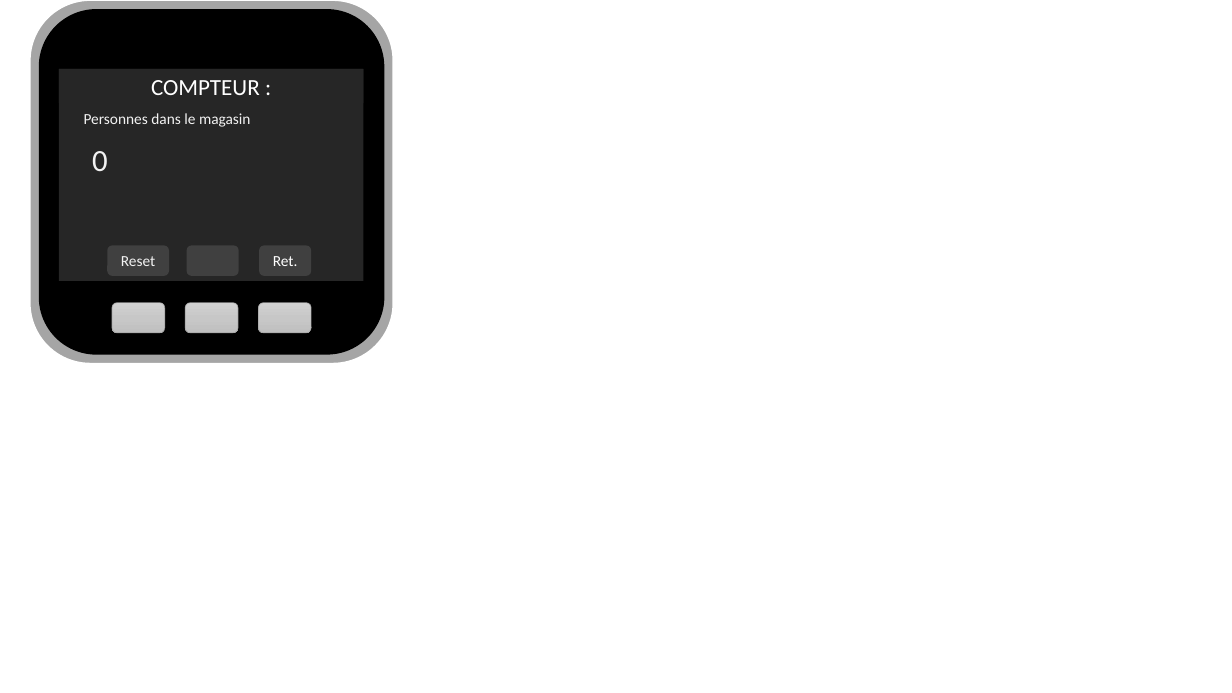
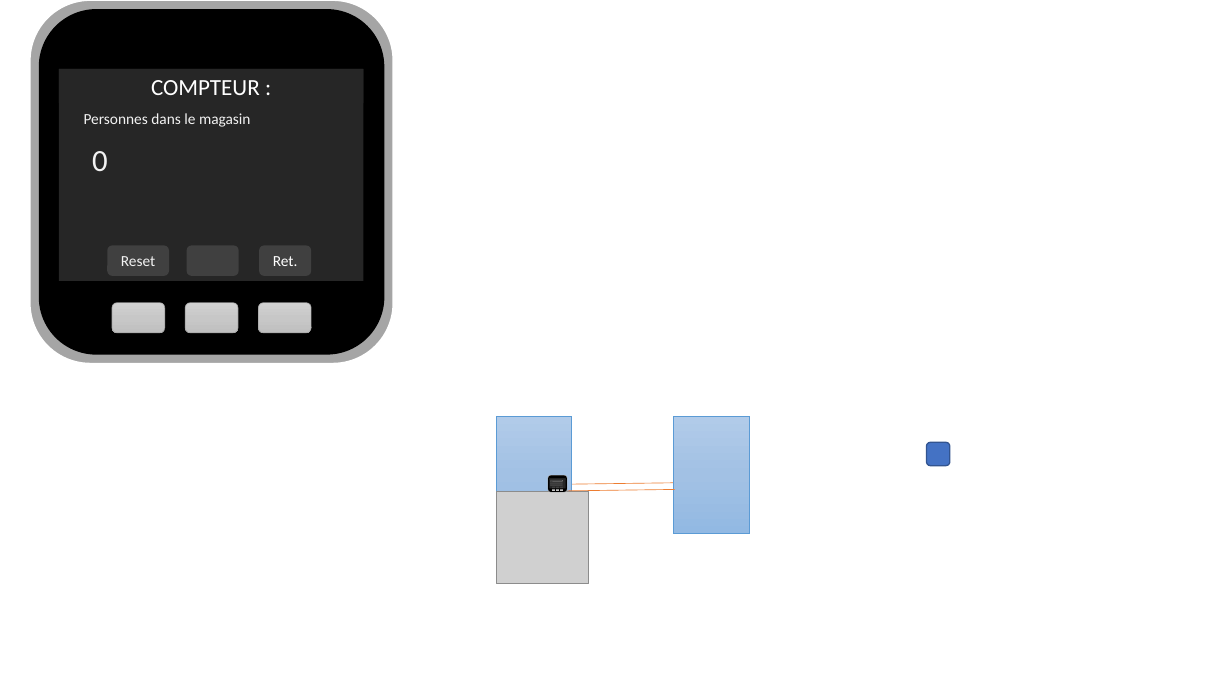
Before and after one commit to ltombak/Mini-projet_compteur, a slide deck: slide 3 of Image/MontageBuild.pptx. Drawn at 1232x693 pixels with LibreOffice and Linux fonts; fonts in the diff are those of the drawing; grey boxes stand for pictures. Boxes give left, top, right and bottom in pixels: in the first picture for what was removed or moved away, otherwise in the second. Text is boxed around its words. In the diff, an @@ line names an element or a change of style, - is before the commit and + after.

```diff
--- a/Image/MontageBuild.pptx
+++ b/Image/MontageBuild.pptx
@@ rectangle added at (496,417,571,534), fill gradient #B1CBE9 to #A3C1E5 to #93B9E4, outline #5B9BD5 0.5 pt @@
@@ rectangle added at (674,417,749,534), fill gradient #B1CBE9 to #A3C1E5 to #93B9E4, outline #5B9BD5 0.5 pt @@
@@ rounded rectangle added at (927,443,950,466), fill #4472C4, outline #325491 1 pt @@
@@ picture added at (496,492,589,584) @@
@@ group added at (548,475,567,493): 13 rounded rectangles, 2 rectangles @@
@@ line added from (567, 491) to (675, 490), #ED7D31 0.5 pt @@
@@ line added from (570, 484) to (677, 482), #ED7D31 0.5 pt @@
```
Also in this commit, not shown: 1 slide added, 1 other file.
